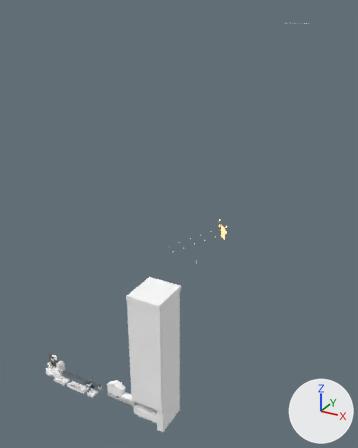
One commit to the glTF model unity/DeadLetter/Assets/Art/DL-11/DL-11.gltf: the scene before it, then after it.
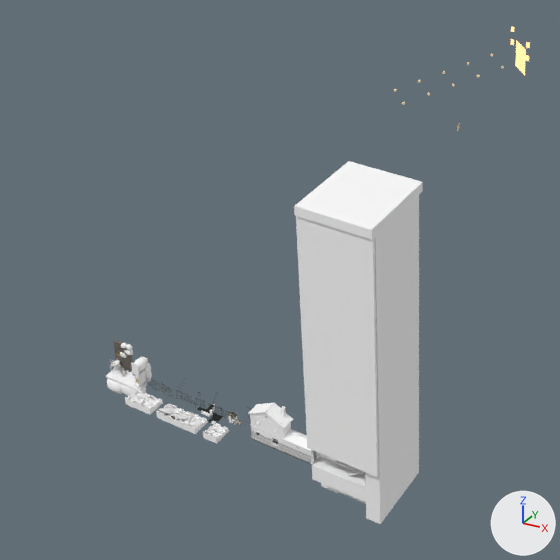
Old and new are each drawn whole from a 50 mm camera at (246.4, -109.8, 127.7) aimed at (133.1, 96.3, 24.7) and again close up on the part from 0% to 67% of the width and 46% to 100% of the height. The axes (+X, +Y, +Z) are drawn at lower right. The lights are the same throughout. The last two pictures show the newer version. Where no turn or scale is listed for an object, it has been applied to the vertices.

The first close-up shows 'EndWell', 'MECH_Facade_dl11_facade', 'UOLanding' and 18 more.
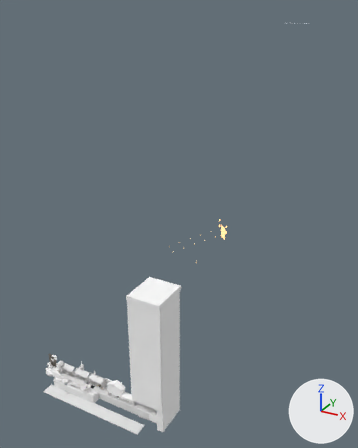
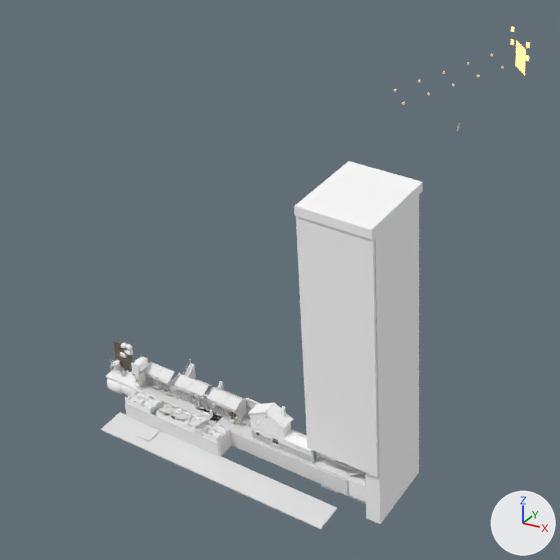
The change, as JSON lines over the scene's bpy script:
```json
{"op": "add", "block": "me_d5street_dl_11", "code": ["me_d5street_dl_11 = bpy.data.meshes.new('D5Street@DL-11')", "me_d5street_dl_11.from_pydata(...)  # 29928 vertices, 52562 faces; spans x 79.5..120.9, y -8.4..5.9, z -2.8..6.5"]}
{"op": "add", "block": "ob_d5street", "code": ["ob_d5street = bpy.data.objects.new('D5Street', me_d5street_dl_11)", "ob_d5street.location = (54.0, 0.0, 0.0)"]}
```

Changed parts and their boxes (x1, y1, x2, y2) in the close-ups (560 x 560 px):
```json
{"object": "D5Street", "change": "added", "after": [101, 361, 348, 530]}
```
